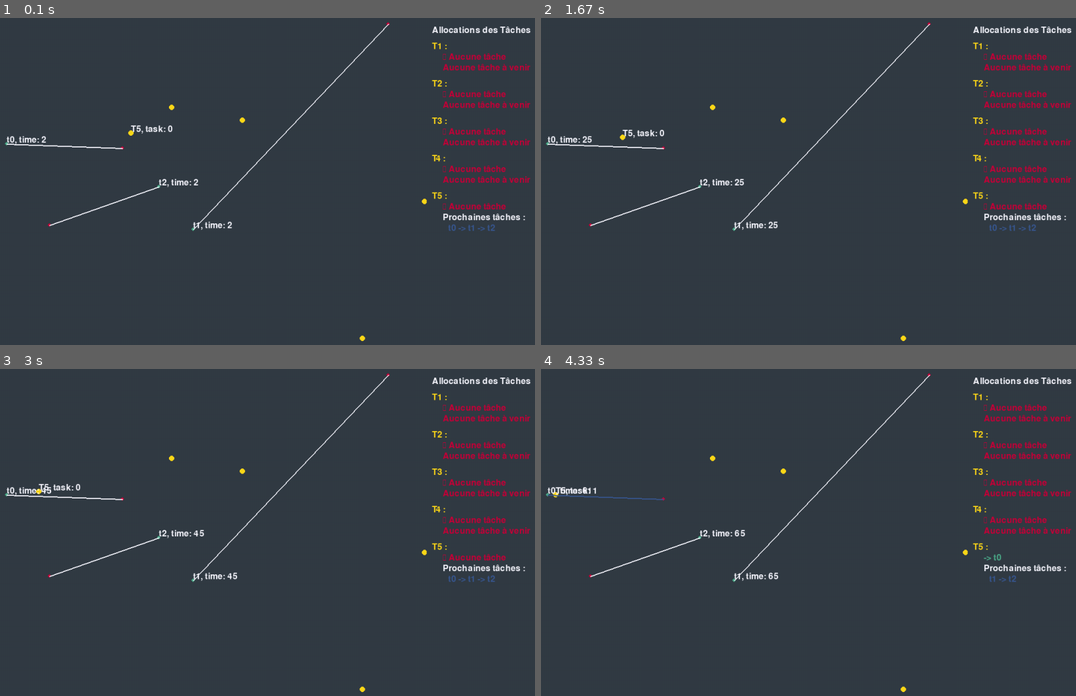
Above: before the commit, frames 1-4 (two rows, left to right).
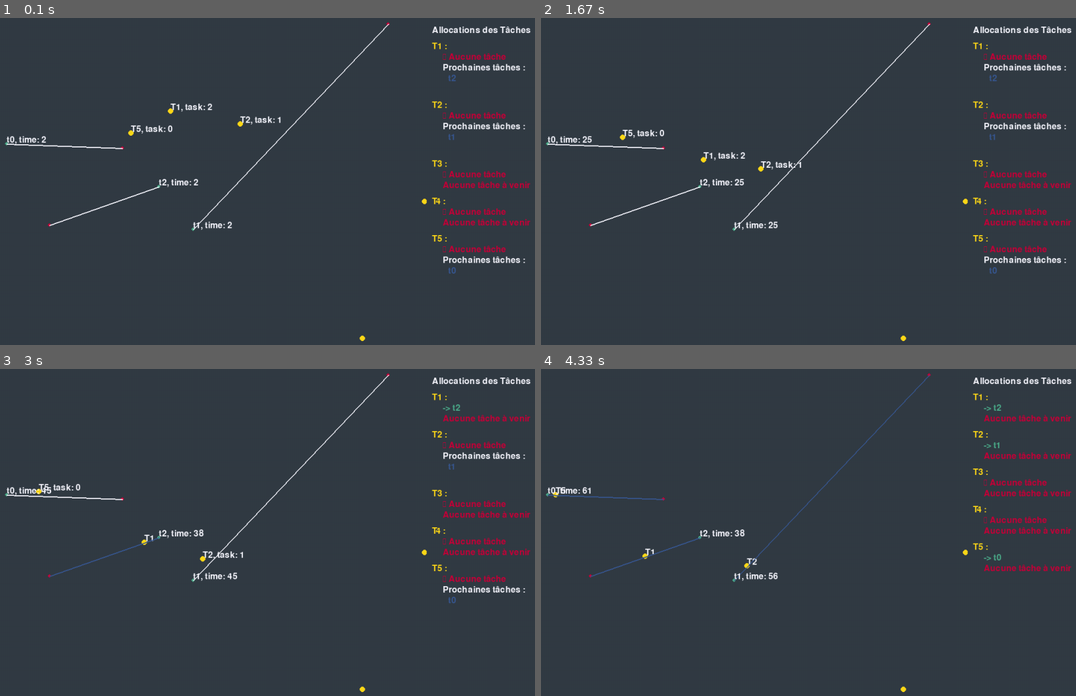
Above: after the commit, the same moments.

Repository: KIMSAIDI/cocoma
Game: pygame game, started from main_env_part3.py
Two runs of this game, one before a commit and one after it. Both use one fixed random seed, a clock stepped at 60 frames per second and the inputs below.
Inputs:
- Up to frame 1 (0.1 s): no input
- Up to frame 2 (1.67 s): no input
- Up to frame 3 (3 s): no input
- Up to frame 4 (4.33 s): no input

The runs differ from the first frame. In frame 1, 3.2% of the frame differs, in the area x 31-100%, y 14-79%; in frame 2, 3.3%, in the area x 29-100%, y 14-79%; in frame 3, 2.8%; in frame 4, 1.1%.

Commit message:
ssi avec heuristique

Diff:
--- a/Taxi_class.py
+++ b/Taxi_class.py
@@ -116,3 +116,16 @@
         y_noise = random.uniform(-0.5, 0.5)
         # self.destination = (GRID_SIZE // 2 + x_noise, GRID_SIZE // 2 +  y_noise)
         # self.destination = (self.position[0] + x_noise, self.position[1] + y_noise)
+
+    def compute_path_cost(self, path):
+        cost = distance(self.position, path[0].start)
+        for i in range(len(path) - 1):
+            cost += distance(path[i].start, path[i].end)
+            cost += distance(path[i].end, path[i+1].start)
+        cost += distance(path[-1].start, path[-1].end)  # distance de la dernière tâche à la destination finale
+        return cost
+
+    def assign_task(self, task, ordering=False):
+        self.path.append(task)
+        if ordering:
+            self.path = optimal_task_ordering(self.position, self.path)
--- a/main_env_part3.py
+++ b/main_env_part3.py
@@ -58,7 +58,8 @@
                     )
                 )
 
-            PSI(taxis, tasks)
+            available_tasks = [task for task in tasks if not task.taken and not task.allocated]
+            ssi_auction(taxis, available_tasks, "insertion")
 
 
         # Déplacement des taxis
--- a/negotiation_algo.py
+++ b/negotiation_algo.py
@@ -1,5 +1,6 @@
 from task_class import Task
 from Taxi_class import Taxi
+from utils import *
 
 def bid_for_tasks(taxi, tasks):
     bids = {}
@@ -99,3 +100,70 @@
 #                 if t.has_task(task):
 #                     all_bids.append((taxi, 0))
 #             if taxi not in taxis_allocations:
+
+
+def ssi_auction(taxis, tasks, heuristic="prim"):
+    """
+    Implémente l'algorithme Sequential Single-Item Auctions (SSI).
+
+    taxis : liste des taxis
+    tasks : liste des tâches disponibles
+    heuristic : "prim" ou "insertion" pour choisir la stratégie d'affectation.
+    """
+    unassigned_tasks = tasks[:]  # Copie des tâches restantes
+
+    while unassigned_tasks:
+        task = unassigned_tasks.pop(0)  # Prend la première tâche disponible
+        best_taxi = None
+        best_cost = float("inf")
+
+        for taxi in taxis:
+            cost = evaluate_cost(taxi, task, heuristic)
+
+            if cost < best_cost:
+                best_cost = cost
+                best_taxi = taxi
+
+        if best_taxi:
+            best_taxi.assign_task(task, ordering=True)  # Assigner la tâche au meilleur taxi
+            task.allocate()  # Marquer la tâche comme allouée
+
+def evaluate_cost(taxi, task, heuristic):
+    """
+    Évalue le coût d'ajout d'une tâche à un taxi selon l'heuristique choisie.
+    """
+    if heuristic == "prim":
+        return prim_cost(taxi, task)
+    elif heuristic == "insertion":
+        return insertion_cost(taxi, task)
+    else:
+        raise ValueError("Heuristique inconnue")
+
+def prim_cost(taxi, task):
+    """
+    Retourne le coût d'ajout de la tâche selon l'heuristique de Prim.
+    """
+    if not taxi.path:
+        return distance(taxi.position, task.start)
+
+    # Cherche la tâche déjà assignée la plus proche de la nouvelle tâche
+    min_dist = min(distance(t.start, task.start) for t in taxi.path)
+    return min_dist
+
+def insertion_cost(taxi, task):
+    """
+    Retourne le coût d'ajout de la tâche selon l'heuristique d'insertion.
+    """
+    if not taxi.path:
+        return distance(taxi.position, task.start)  # Si aucune tâche, on prend la distance directe
+
+    best_increase = float("inf")
+
+    for i in range(len(taxi.path) + 1):
+        new_path = taxi.path[:i] + [task] + taxi.path[i:]
+        cost = taxi.compute_path_cost(new_path)
+
+        if cost < best_increase:
+            best_increase = cost
+
+    return best_increase
--- a/utils.py
+++ b/utils.py
@@ -62,3 +62,6 @@
             draw_text(screen, "Aucune tâche à venir", WINDOW_SIZE + 30, y_offset, RED)
 
         y_offset += 30  # Espacement entre les taxis
+
+def distance(pos1, pos2):
+    return ((pos2[0] - pos1[0])**2 + (pos2[1] - pos1[1])**2) ** 0.5
